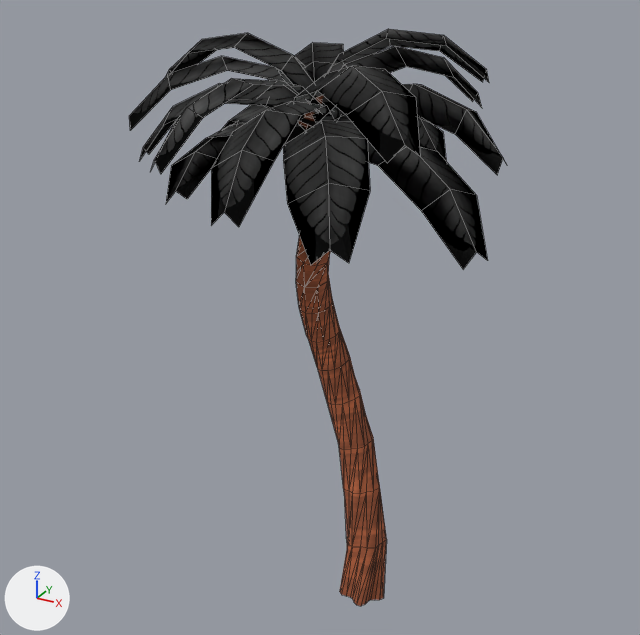
What one commit did to the FBX model Assets/3D Models/Trees/PalmTree2.fbx.
The view is the same before and after, from a 50 mm camera at (3.01, -6.36, 6.04) aimed at (-0.53, 0.09, 2.82). Every picture has the same lights, and +X, +Y and +Z are marked at lower left. Mesh edges are drawn as thin lines. Objects named as collision shapes, trigger or cutter boxes, shadow casters or lower levels of detail are left out.

Script lines for the objects in view, before the commit:
```python
me_tree_008 = bpy.data.meshes.new('tree.008')
me_tree_008.from_pydata(...)  # 485 vertices, 584 faces; spans x -2.11..1.14, y -1.57..1.61, z 0.0..5.33
# faces by material slot: [456, 128]
me_tree_008.materials.append(mat_tex_woodbark_albedo_001)  # picture img_tex_woodbark_albedo_png
me_tree_008.materials.append(mat_tex_foliage_palmleaf_albedo_001)  # picture img_tex_foliage_palmleaf_albedo_png
ob_palmtree2_lod0 = bpy.data.objects.new('PalmTree2_LOD0', me_tree_008)
ob_palmtree2_lod0.location = (0.0, 0.0, 0.0)
```
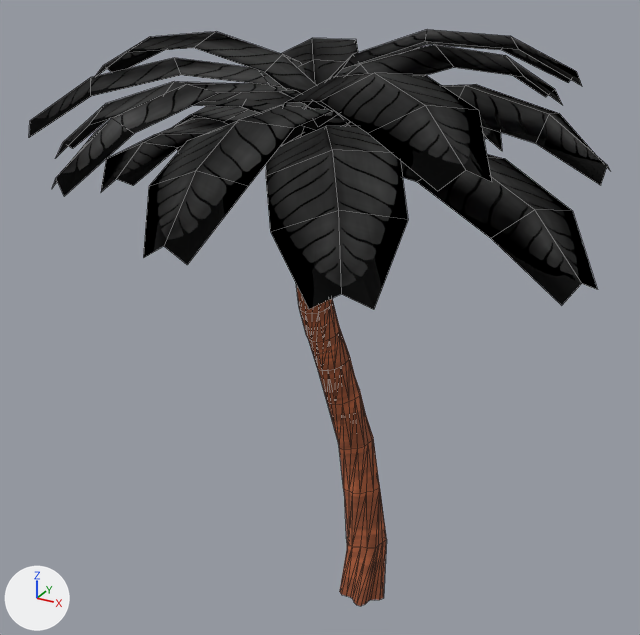
Diff of the bpy script that builds the scene:
```diff
--- a/Assets/3D Models/Trees/PalmTree2.fbx.py
+++ b/Assets/3D Models/Trees/PalmTree2.fbx.py
@@ me_tree_008 @@
 me_tree_008.from_pydata(...)  # 485 vertices, 584 faces; spans x -2.11..1.14, y -1.57..1.61, z 0.0..5.33
 # used by ob_palmtree2_lod0; location = (0.0, 0.0, 0.0)
+# me_tree_008 part 1: the loose piece of 15 vertices spanning x -0.53..1.14, y -0.73..0.22, z 3.82..4.6 is scaled about its middle by (1.5, 1.5, 1), then moved by (0.41, -0.11, 0.0)
+# me_tree_008 part 2: the loose piece of 15 vertices spanning x -2.11..-0.46, y -0.26..0.38, z 3.67..4.56 is scaled about its middle by (1.5, 1.5, 1), then moved by (-0.38, 0.05, 0.0)
+# me_tree_008 part 3: the loose piece of 15 vertices spanning x -0.66..0.46, y -1.39..0.17, z 3.94..4.69 is scaled about its middle by (1.5, 1.5, 1), then moved by (0.21, -0.29, 0.0)
+# me_tree_008 part 4: the loose piece of 15 vertices spanning x -0.69..0.12, y -0.04..1.61, z 3.98..4.71 is scaled about its middle by (1.5, 1.5, 1), then moved by (0.12, 0.41, 0.0)
+# me_tree_008 part 5: the loose piece of 15 vertices spanning x -1.95..-0.39, y -0.26..0.84, z 3.9..4.7 is scaled about its middle by (1.5, 1.5, 1), then moved by (-0.32, 0.17, 0.0)
+# me_tree_008 part 6: the loose piece of 15 vertices spanning x -0.8..-0.13, y -1.57..0.07, z 4.15..4.83 is scaled about its middle by (1.5, 1.5, 1), then moved by (0.03, -0.35, 0.0)
+# me_tree_008 part 7: the loose piece of 15 vertices spanning x -0.62..0.99, y -0.24..0.48, z 4.31..4.94 is scaled about its middle by (1.5, 1.5, 1), then moved by (0.35, 0.08, 0.0)
+# me_tree_008 part 8: the loose piece of 15 vertices spanning x -2.0..-0.41, y -0.63..0.23, z 4.22..4.88 is scaled about its middle by (1.5, 1.5, 1), then moved by (-0.34, -0.08, 0.0)
+# me_tree_008 part 9: the loose piece of 15 vertices spanning x -1.15..-0.34, y -1.54..0.01, z 4.42..5.03 is scaled about its middle by (1.5, 1.5, 1), then moved by (-0.11, -0.36, 0.0)
+# me_tree_008 part 10: the loose piece of 15 vertices spanning x -0.65..0.75, y -1.0..0.12, z 4.59..5.14 is scaled about its middle by (1.5, 1.5, 1), then moved by (0.29, -0.2, 0.0)
+# me_tree_008 part 11: the loose piece of 15 vertices spanning x -0.68..0.59, y -0.23..1.03, z 4.63..5.18 is scaled about its middle by (1.5, 1.5, 1), then moved by (0.24, 0.22, 0.0)
+# me_tree_008 part 12: the loose piece of 15 vertices spanning x -1.28..-0.29, y -0.16..1.28, z 4.6..5.15 is scaled about its middle by (1.5, 1.5, 1), then moved by (-0.13, 0.3, 0.0)
+# me_tree_008 part 13: the loose piece of 15 vertices spanning x -1.65..-0.36, y -1.14..0.11, z 4.62..5.14 is scaled about its middle by (1.5, 1.5, 1), then moved by (-0.24, -0.24, 0.0)
+# me_tree_008 part 14: the loose piece of 15 vertices spanning x -0.57..0.8, y -0.25..0.54, z 4.67..5.33 is scaled about its middle by (1.5, 1.5, 1), then moved by (0.32, 0.09, 0.0)
+# me_tree_008 part 15: the loose piece of 15 vertices spanning x -1.84..-0.39, y -0.41..0.2, z 4.69..5.27 is scaled about its middle by (1.5, 1.5, 1), then moved by (-0.3, -0.03, 0.0)
 me_tree_008.materials.append(mat_tex_woodbark_albedo_001)
```

Where the change shows, as pixel boxes (x1, y1, x2, y2) in the pictures (640 x 635 px; the box of a moved part takes in the faces that stretch with it):
'PalmTree2_LOD0', reshaped (54% wider): before (129, 29, 506, 606); after (29, 29, 610, 606)
part 1 of me_tree_008, moved or reshaped: before (367, 140, 488, 269); after (401, 154, 597, 306)
part 2 of me_tree_008, moved or reshaped: before (166, 124, 244, 203); after (101, 119, 302, 192)
part 3 of me_tree_008, moved or reshaped: before (283, 121, 370, 265); after (266, 126, 408, 310)
part 4 of me_tree_008, moved or reshaped: before (338, 115, 446, 161); after (348, 123, 502, 151)
part 5 of me_tree_008, moved or reshaped: before (221, 105, 307, 145); after (175, 106, 304, 151)
part 6 of me_tree_008, moved or reshaped: before (211, 102, 332, 227); after (143, 105, 349, 265)
part 7 of me_tree_008, moved or reshaped: before (306, 84, 506, 175); after (301, 84, 610, 185)
part 8 of me_tree_008, moved or reshaped: before (140, 83, 316, 160); after (55, 82, 317, 159)
part 9 of me_tree_008, moved or reshaped: before (150, 79, 321, 174); after (52, 83, 331, 196)
part 10 of me_tree_008, moved or reshaped: before (293, 66, 420, 163); after (283, 73, 491, 191)
part 11 of me_tree_008, moved or reshaped: before (312, 46, 482, 124); after (306, 45, 562, 127)
part 12 of me_tree_008, moved or reshaped: before (282, 42, 344, 111); after (281, 38, 358, 85)
part 13 of me_tree_008, moved or reshaped: before (129, 56, 312, 131); after (29, 58, 316, 138)
part 14 of me_tree_008, moved or reshaped: before (308, 29, 489, 104); after (303, 29, 582, 108)
part 15 of me_tree_008, moved or reshaped: before (166, 33, 319, 113); after (96, 31, 324, 110)
